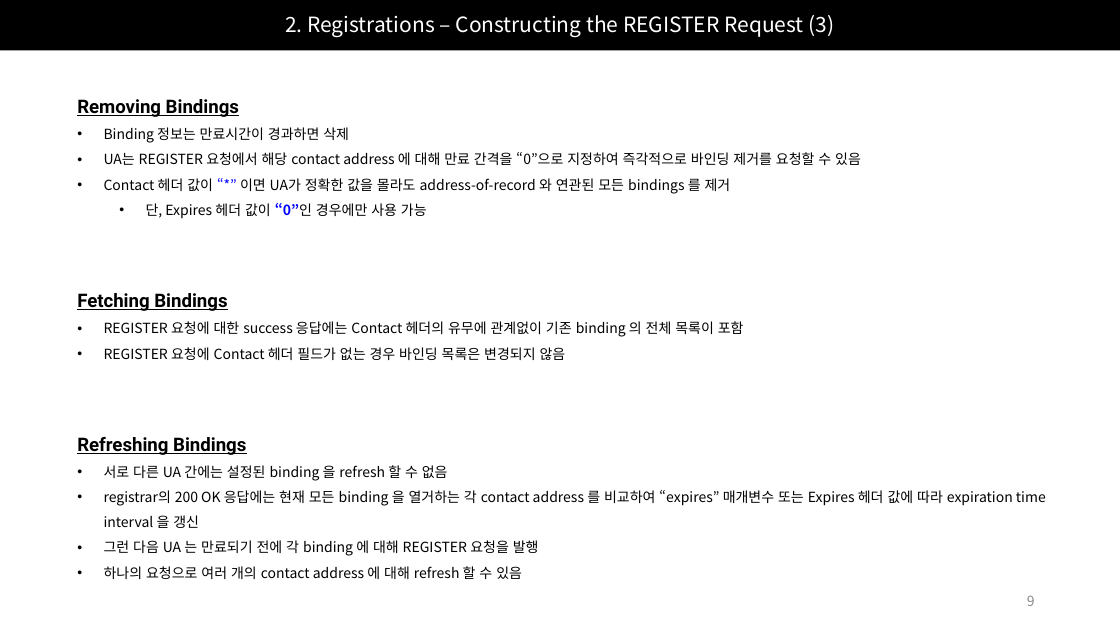
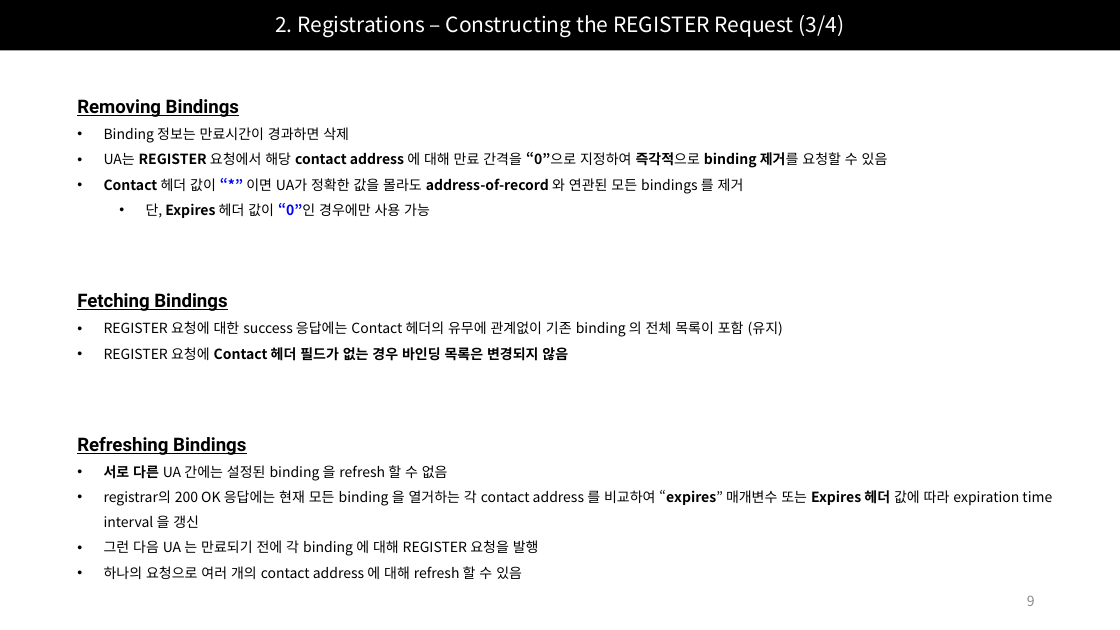
Before and after one commit to Epsilonely/SIP-Survey, a slide deck: slide 9 of 세미나 2차.pptx. Drawn at 1120x630 pixels with LibreOffice and Linux fonts; fonts in the diff are those of the drawing. Boxes give left, top, right and bottom in pixels: in the first picture for what was removed or moved away, otherwise in the second. Text is boxed around its words. In the diff, an @@ line names an element or a change of style, - is before the commit and + after.

```diff
--- a/세미나 2차.pptx
+++ b/세미나 2차.pptx
@@ title at box(275, 15, 845, 37): text changed @@
-2. Registrations – Constructing the REGISTER Request (3)
+2. Registrations – Constructing the REGISTER Request (3/4)
@@ text at box(104, 152, 888, 168): text changed; bold on @@
-• UA는 REGISTER 요청에서 해당 contact address 에 대해 만료 간격을 “0”으로 지정하여 즉각적으로 바인딩 제거를 요청할 수 있음
+• UA는 REGISTER 요청에서 해당 contact address 에 대해 만료 간격을 “0”으로 지정하여 즉각적으로 binding 제거를 요청할 수 있음
@@ text at box(104, 178, 744, 218): bold on in "Contact “*” address-of-record", "Expires" @@
@@ text at box(104, 321, 783, 337): text changed @@
-• REGISTER 요청에 대한 success 응답에는 Contact 헤더의 유무에 관계없이 기존 binding 의 전체 목록이 포함
+• REGISTER 요청에 대한 success 응답에는 Contact 헤더의 유무에 관계없이 기존 binding 의 전체 목록이 포함 (유지)
@@ text at box(104, 347, 568, 361): bold on in "Contact 헤더 필드가 없는 경우 바인딩 목록은 ..." @@
@@ text at box(104, 465, 1052, 528): bold on in "서로 다른", "“expires” Expires 헤더" @@
```
Also in this commit, not shown: 27 other slides changed, 2 slides removed.
